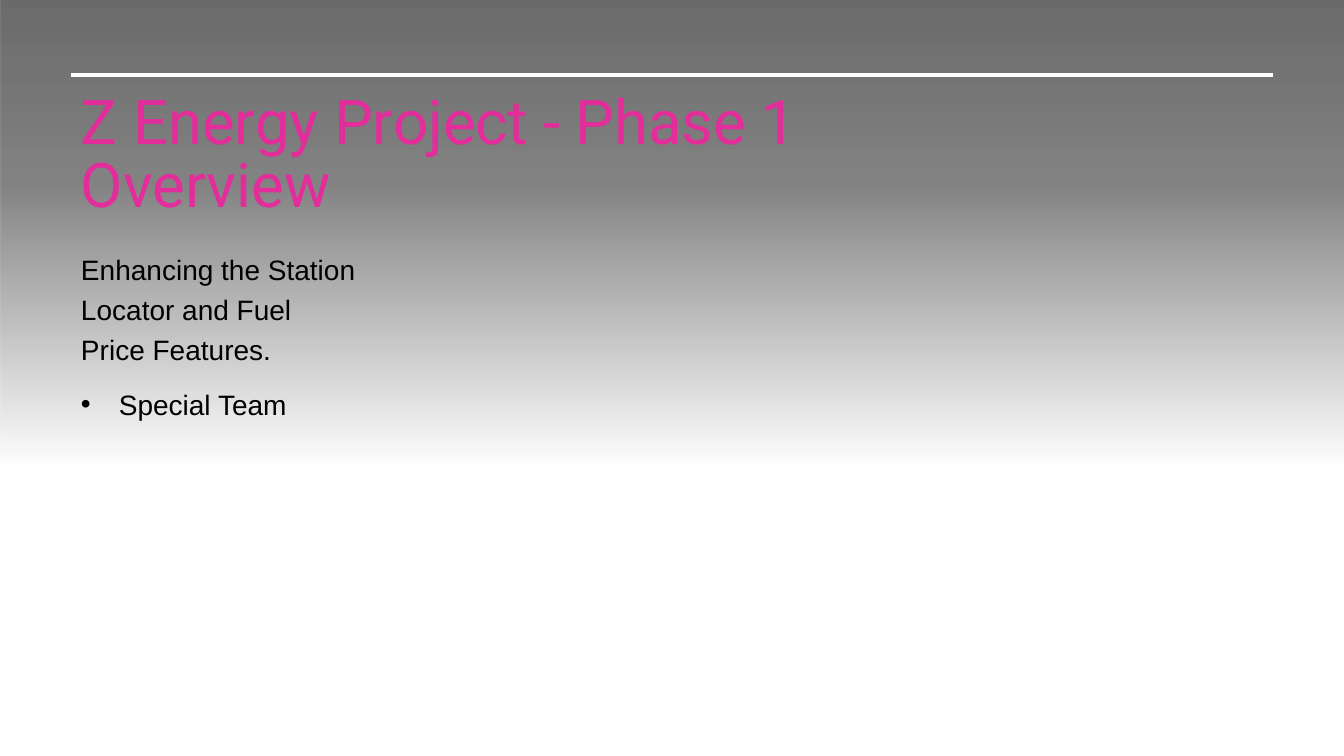
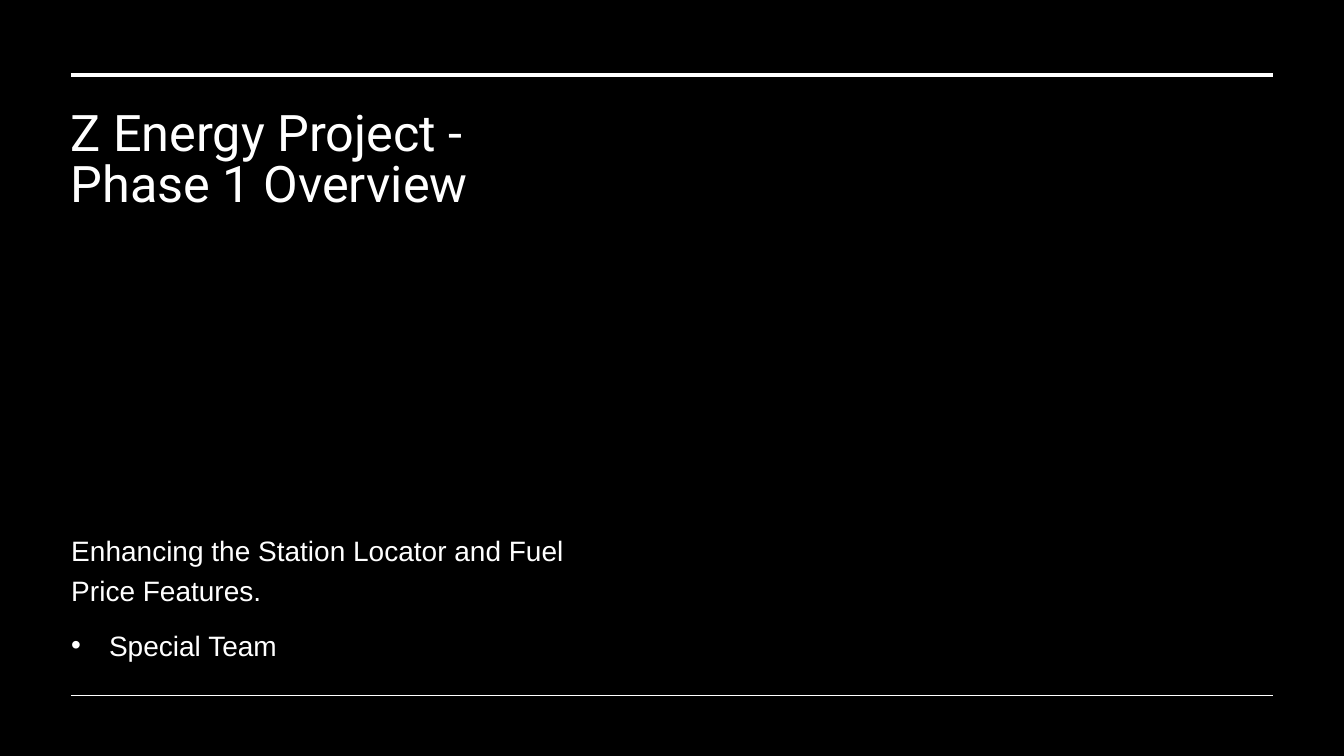
Before and after one commit to jvmacuto/mission-05-z-energy, a slide deck: slide 1 of Documents/Mission 5.pptx. Drawn at 1344x756 pixels with LibreOffice and Linux fonts; fonts in the diff are those of the drawing; background and template pictures are left out; a plain dark background stands for a picture behind light text. Boxes give left, top, right and bottom in pixels: in the first picture for what was removed or moved away, otherwise in the second. Text is boxed around its words. In the diff, an @@ line names an element or a change of style, - is before the commit and + after.

```diff
--- a/Documents/Mission 5.pptx
+++ b/Documents/Mission 5.pptx
@@ rectangle at [0, 0, 1344, 756]: fill gradient #000000 to #000000; rotation 180 to 0 degrees @@
@@ title "Z Energy Project - Phase ...": place and size @@
-title "Z Energy Project - Phase ..." at [81, 98, 796, 208]
+title "Z Energy Project - Phase ..." at [71, 114, 467, 203]
@@ title "Z Energy Project - Phase ..." at [71, 114, 467, 203]: size 44 to 36 pt, text colour #E32D9B to #FFFFFF @@
@@ subtitle "Enhancing the Station Locator and ...": place and size @@
-subtitle "Enhancing the Station Locator and ..." at [81, 259, 355, 420]
+subtitle "Enhancing the Station Locator and ..." at [71, 540, 563, 661]
@@ subtitle "Enhancing the Station Locator and ..." at [71, 540, 563, 661]: text colour #000000 to #FFFFFF; vertical alignment top to bottom @@
```
Also in this commit, not shown: 6 other slides changed, 15 slides added.
